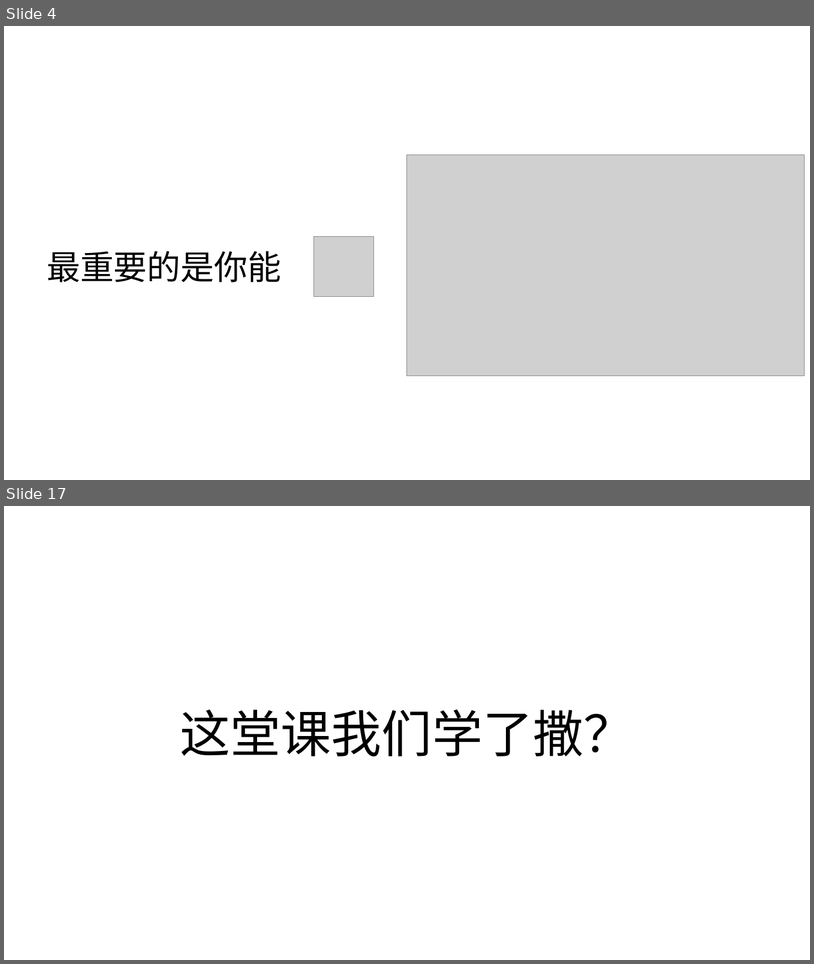
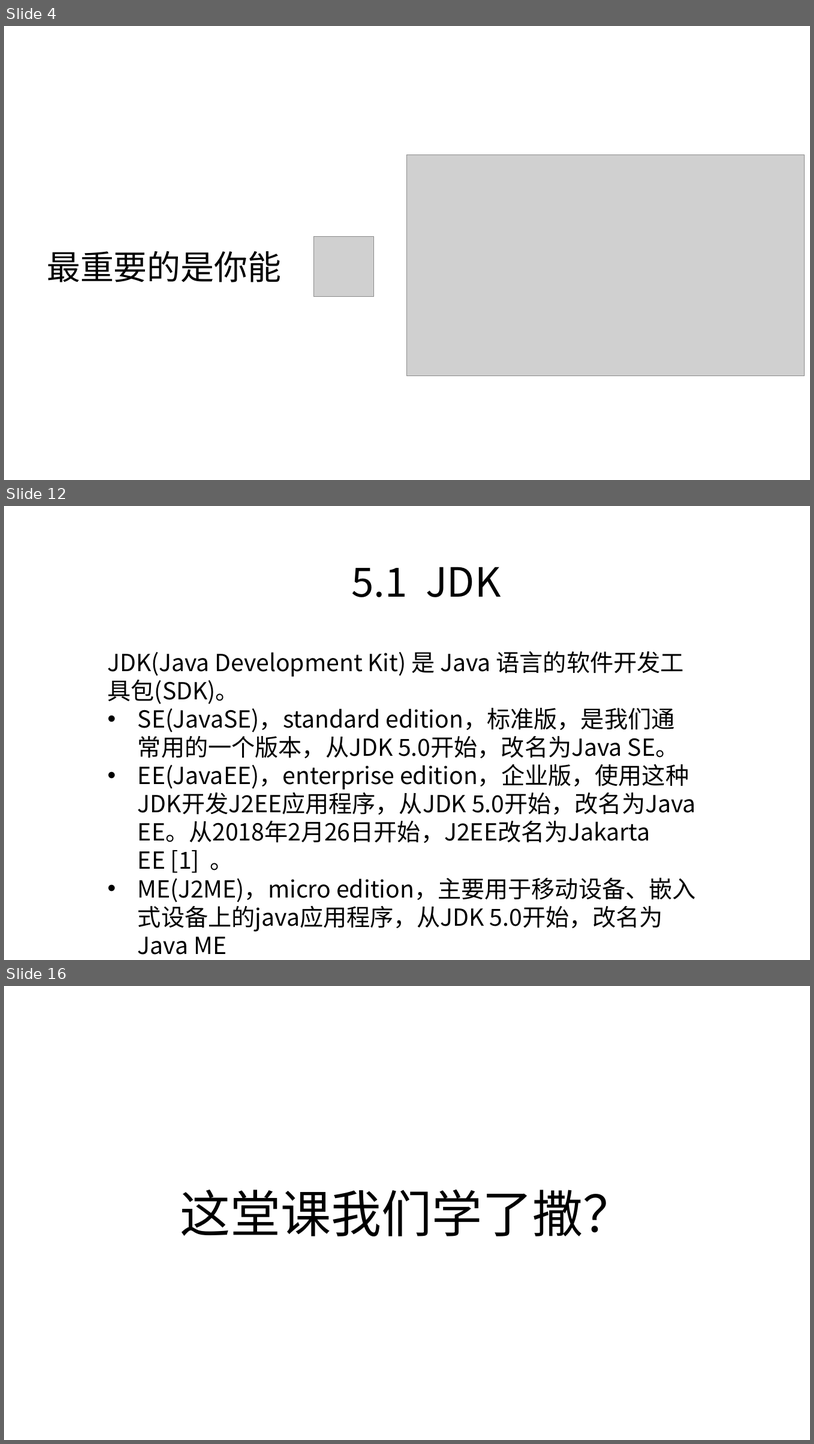
Before and after one commit to zjyesir/hmc_java_1, a slide deck: 1.1绪论.pptx. Shown one above the other, each under a label of ours: slides 4 and 17 before the commit, slides 4, 12 and 16 after it; the slides between them are not shown. The pictures are 814x964 and 814x1444 pixels, drawn with LibreOffice and Linux fonts; fonts in the diff are those of the drawing; grey boxes stand for pictures; background and template pictures are left out. Boxes give left, top, right and bottom in pixels: in the first picture for what was removed or moved away, otherwise in the second. Text is boxed around its words. In the diff, an @@ line names an element or a change of style, - is before the commit and + after.

```diff
--- a/1.1绪论.pptx
+++ b/1.1绪论.pptx
@@ slide 12 added at box(4, 506, 810, 960), background picture (left out) @@
@@ text added at box(352, 567, 501, 597), 48 pt, text #000000 @@
+5.1 JDK
@@ text added at box(108, 651, 696, 954), 28 pt, text #000000 @@
+JDK(Java Development Kit) 是 Java 语言的软件开发工具包(SDK)。
+• SE(JavaSE)，standard edition，标准版，是我们通常用的一个版本，从JDK 5.0开始，改名为Java SE。
+• EE(JavaEE)，enterprise edition，企业版，使用这种JDK开发J2EE应用程序，从JDK 5.0开始，改名为Java EE。从2018年2月26日开始，J2EE改名为Jakarta EE [1] 。
+• ME(J2ME)，micro edition，主要用于移动设备、嵌入式设备上的java应用程序，从JDK 5.0开始，改名为Java ME
@@ what was slide 17 is now slide 16 @@
```
Also in this commit, not shown: 7 slides changed, 3 other slides added, 5 slides removed.
